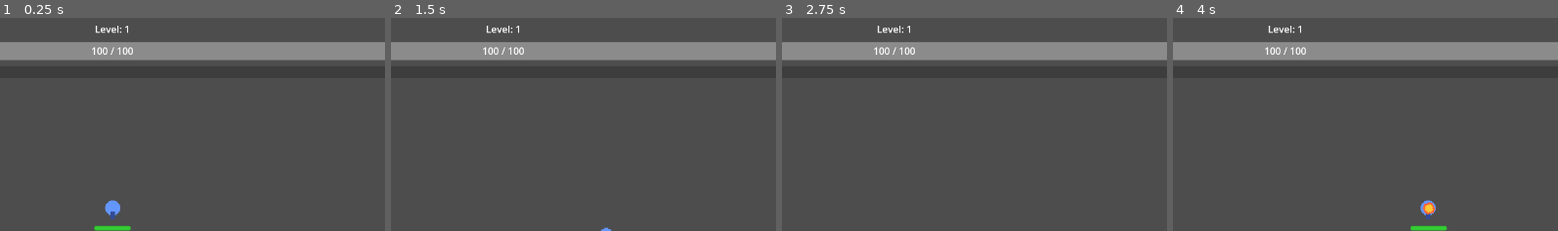
Above: before the commit, frames 1-4 (left to right).
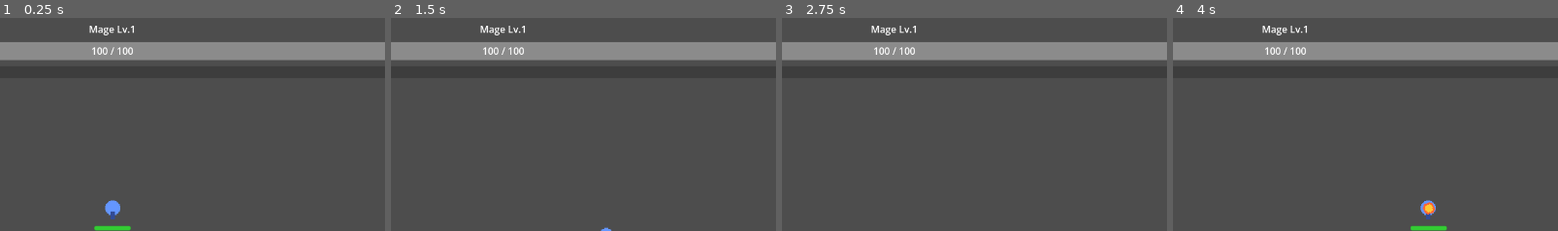
Above: after the commit, the same moments.

Repository: g-99215544-beep/ragnaroksurvivor
Game: Godot game, scene res://scenes/main.tscn
Same seed, same stepped clock (60 frames per second), same inputs: the game is played once before the commit and once after it.
Inputs:
- Up to frame 1 (0.25 s): no input
- Up to frame 2 (1.5 s): tap Enter at 0.5 s; hold D (move_right) 0.53-1.28 s; hold S (move_down) from 1.28 s (still down)
- Up to frame 3 (2.75 s): release S (move_down) at 2.03 s; hold D (move_right) from 2.03 s (still down)
- Up to frame 4 (4 s): release D (move_right) at 2.78 s; hold W (move_up) 2.78-3.53 s; hold A (move_left) from 3.53 s (still down)
The pictures show only the part of the screen within x 35-85%, y 4-54%; the shares and areas given below are measured in that part.

The runs differ from the first frame. In frame 1, 0.2% of the frame differs, in the area x 23-35%, y 3-9%; in frame 2, 0.2%; in frame 3, 0.2%; in frame 4, 0.2%.

Commit message:
Add new skills, job change system, and 5-card upgrade screen
New Mage skills:
- Soul Strike: Homing purple magic bolts (3 bolts, 8 upgrade levels)
- Frost Nova: AoE ice blast that damages and slows enemies

Wizard skills (unlocked at level 15 job change):
- Meteor: Rains fire on enemy positions with AoE damage
- Earthquake: Multiple shockwaves radiating from player
- Lord of Vermilion: Lightning storm targeting enemy clusters

Gameplay changes:
- 5% damage increase to all weapons on every level up
- Job change from Mage to Wizard at level 15 (+50 HP, +10 speed)
- Upgrade screen now shows 5 cards instead of 3
- HUD shows job class (Mage/Wizard) next to level

https://claude.ai/code/session_01GR2vpZhPybbU2Y9gDp4tAt

Diff:
--- a/scenes/ui/upgrade_screen.tscn
+++ b/scenes/ui/upgrade_screen.tscn
@@ -28,9 +28,9 @@
 anchor_right = 0.5
 anchor_bottom = 0.5
 offset_left = -250.0
-offset_top = -200.0
+offset_top = -320.0
 offset_right = 250.0
-offset_bottom = 200.0
+offset_bottom = 320.0
 grow_horizontal = 2
 grow_vertical = 2
 
@@ -41,7 +41,7 @@
 anchor_bottom = 1.0
 grow_horizontal = 2
 grow_vertical = 2
-theme_override_constants/separation = 20
+theme_override_constants/separation = 8
 
 [node name="Label" type="Label" parent="Panel/VBoxContainer"]
 layout_mode = 2
--- /dev/null
+++ b/scenes/weapons/earthquake.tscn
@@ -0,0 +1,10 @@
+[gd_scene load_steps=2 format=3 uid="uid://d4e5f6g7h8i9j"]
+
+[ext_resource type="Script" path="res://scripts/weapons/earthquake.gd" id="1"]
+
+[node name="Earthquake" type="Node2D"]
+script = ExtResource("1")
+fire_rate = 0.2
+damage = 35.0
+radius = 180.0
+wave_count = 3
--- /dev/null
+++ b/scenes/weapons/frost_nova.tscn
@@ -0,0 +1,11 @@
+[gd_scene load_steps=2 format=3 uid="uid://b2c3d4e5f6g7h"]
+
+[ext_resource type="Script" path="res://scripts/weapons/frost_nova.gd" id="1"]
+
+[node name="FrostNova" type="Node2D"]
+script = ExtResource("1")
+fire_rate = 0.3
+damage = 18.0
+radius = 120.0
+slow_duration = 2.0
+slow_amount = 0.5
--- /dev/null
+++ b/scenes/weapons/lord_of_vermilion.tscn
@@ -0,0 +1,10 @@
+[gd_scene load_steps=2 format=3 uid="uid://e5f6g7h8i9j0k"]
+
+[ext_resource type="Script" path="res://scripts/weapons/lord_of_vermilion.gd" id="1"]
+
+[node name="LordOfVermilion" type="Node2D"]
+script = ExtResource("1")
+fire_rate = 0.15
+damage = 45.0
+radius = 200.0
+strike_count = 5
--- /dev/null
+++ b/scenes/weapons/meteor.tscn
@@ -0,0 +1,10 @@
+[gd_scene load_steps=2 format=3 uid="uid://c3d4e5f6g7h8i"]
+
+[ext_resource type="Script" path="res://scripts/weapons/meteor.gd" id="1"]
+
+[node name="Meteor" type="Node2D"]
+script = ExtResource("1")
+fire_rate = 0.25
+damage = 60.0
+impact_radius = 80.0
+meteor_count = 1
--- /dev/null
+++ b/scenes/weapons/soul_strike.tscn
@@ -0,0 +1,10 @@
+[gd_scene load_steps=2 format=3 uid="uid://a1b2c3d4e5f6g"]
+
+[ext_resource type="Script" path="res://scripts/weapons/soul_strike.gd" id="1"]
+
+[node name="SoulStrike" type="Node2D"]
+script = ExtResource("1")
+fire_rate = 0.8
+damage = 20.0
+bolt_count = 3
+bolt_speed = 350.0
--- a/scripts/player.gd
+++ b/scripts/player.gd
@@ -9,6 +9,7 @@
 var level = 1
 var experience = 0
 var experience_to_next_level = 3
+var job_class = "mage"
 
 var weapons = []
 var passive_items = []
@@ -19,6 +20,7 @@
 signal health_changed(new_health, max_health)
 signal experience_gained(exp, total_exp, needed_exp)
 signal player_leveled_up(new_level)
+signal job_changed(new_job)
 signal died
 
 func _ready():
@@ -125,7 +127,26 @@
 	# Heal on level up
 	heal(max_health * 0.3)
 
+	# 5% damage increase per level
+	for weapon in weapons:
+		if "damage" in weapon:
+			weapon.damage *= 1.05
+	base_damage *= 1.05
+
+	# Job change at level 15
+	if level == 15 and job_class == "mage":
+		job_change()
+
 	player_leveled_up.emit(level)
+
+func job_change():
+	job_class = "wizard"
+	# Stat boost on job change
+	max_health += 50
+	health += 50
+	health_changed.emit(health, max_health)
+	speed += 10
+	job_changed.emit(job_class)
 
 func add_weapon(weapon_name):
 	var weapon_scene = load("res://scenes/weapons/" + weapon_name + ".tscn")
--- a/scripts/ui/hud.gd
+++ b/scripts/ui/hud.gd
@@ -15,6 +15,7 @@
 		player.health_changed.connect(_on_health_changed)
 		player.experience_gained.connect(_on_experience_gained)
 		player.player_leveled_up.connect(_on_level_up)
+		player.job_changed.connect(_on_job_changed)
 
 		# Initialize displays
 		_on_health_changed(player.health, player.max_health)
@@ -49,6 +50,14 @@
 func _on_level_up(new_level):
 	if not level_label:
 		return
-	level_label.text = "Level: %d" % new_level
+	var job = "Mage"
+	if player and is_instance_valid(player):
+		job = player.job_class.capitalize()
+	level_label.text = "%s Lv.%d" % [job, new_level]
 	if exp_bar:
 		exp_bar.value = 0
+
+func _on_job_changed(new_job):
+	if not level_label or not player:
+		return
+	level_label.text = "%s Lv.%d" % [new_job.capitalize(), player.level]
--- a/scripts/ui/upgrade_screen.gd
+++ b/scripts/ui/upgrade_screen.gd
@@ -20,29 +20,62 @@
 	for child in $Panel/VBoxContainer/UpgradeButtons.get_children():
 		child.queue_free()
 
-	available_upgrades = get_random_upgrades(3)
+	available_upgrades = get_random_upgrades(5)
 
 	for upgrade in available_upgrades:
 		var button = Button.new()
 		button.text = upgrade.name + "\n" + upgrade.description
-		button.custom_minimum_size = Vector2(300, 80)
+		button.custom_minimum_size = Vector2(300, 60)
 		button.pressed.connect(_on_upgrade_selected.bind(upgrade))
 		$Panel/VBoxContainer/UpgradeButtons.add_child(button)
 
 func get_random_upgrades(count):
 	var all_upgrades = [
+		# Mage weapons (available from start)
 		{
-			"name": "New Weapon: Lightning",
+			"name": "New Skill: Soul Strike",
+			"description": "Homing magic bolts that chase enemies",
+			"type": "weapon",
+			"weapon": "soul_strike"
+		},
+		{
+			"name": "New Skill: Lightning",
 			"description": "Chain lightning that jumps between enemies",
 			"type": "weapon",
 			"weapon": "lightning"
 		},
+		{
+			"name": "New Skill: Frost Nova",
+			"description": "AoE ice blast that slows enemies",
+			"type": "weapon",
+			"weapon": "frost_nova"
+		},
+		# Weapon upgrades
 		{
 			"name": "Fireball Upgrade",
 			"description": "Improve your fireball skill",
 			"type": "weapon_upgrade",
 			"weapon": "fireball"
 		},
+		{
+			"name": "Soul Strike Upgrade",
+			"description": "More bolts, more damage",
+			"type": "weapon_upgrade",
+			"weapon": "soul_strike"
+		},
+		{
+			"name": "Lightning Upgrade",
+			"description": "Longer chains, more damage",
+			"type": "weapon_upgrade",
+			"weapon": "lightning"
+		},
+		{
+			"name": "Frost Nova Upgrade",
+			"description": "Wider range, stronger slow",
+			"type": "weapon_upgrade",
+			"weapon": "frost_nova"
+		},
+		# Stat upgrades
 		{
 			"name": "Max Health +20",
 			"description": "Increase maximum health",
@@ -73,13 +106,54 @@
 		}
 	]
 
+	# Add wizard skills if player has changed job
+	if player.job_class == "wizard":
+		all_upgrades.append_array([
+			{
+				"name": "New Skill: Meteor",
+				"description": "Rain fire from the sky",
+				"type": "weapon",
+				"weapon": "meteor"
+			},
+			{
+				"name": "New Skill: Earthquake",
+				"description": "Shockwaves damage nearby enemies",
+				"type": "weapon",
+				"weapon": "earthquake"
+			},
+			{
+				"name": "New Skill: Lord of Vermilion",
+				"description": "Lightning storm on enemy clusters",
+				"type": "weapon",
+				"weapon": "lord_of_vermilion"
+			},
+			{
+				"name": "Meteor Upgrade",
+				"description": "Bigger explosions, more meteors",
+				"type": "weapon_upgrade",
+				"weapon": "meteor"
+			},
+			{
+				"name": "Earthquake Upgrade",
+				"description": "More shockwaves, wider radius",
+				"type": "weapon_upgrade",
+				"weapon": "earthquake"
+			},
+			{
+				"name": "Lord of Vermilion Upgrade",
+				"description": "More lightning strikes",
+				"type": "weapon_upgrade",
+				"weapon": "lord_of_vermilion"
+			}
+		])
+
 	# Filter out weapon upgrades for weapons the player doesn't have
 	var valid_upgrades = []
 	for upgrade in all_upgrades:
 		if upgrade.type == "weapon_upgrade":
 			var has_weapon = false
 			for weapon in player.weapons:
-				if weapon.name.to_lower().contains(upgrade.weapon):
+				if weapon.name.to_lower().replace(" ", "").contains(upgrade.weapon.replace("_", "")):
 					has_weapon = true
 					break
 			if has_weapon:
@@ -88,7 +162,7 @@
 			# Check if player already has this weapon
 			var has_weapon = false
 			for weapon in player.weapons:
-				if weapon.name.to_lower().contains(upgrade.weapon):
+				if weapon.name.to_lower().replace(" ", "").contains(upgrade.weapon.replace("_", "")):
 					has_weapon = true
 					break
 			if not has_weapon:
@@ -109,7 +183,7 @@
 			player.add_weapon(upgrade.weapon)
 		"weapon_upgrade":
 			for weapon in player.weapons:
-				if weapon.name.to_lower().contains(upgrade.weapon):
+				if weapon.name.to_lower().replace(" ", "").contains(upgrade.weapon.replace("_", "")):
 					if weapon.has_method("upgrade"):
 						weapon.upgrade()
 					break
--- /dev/null
+++ b/scripts/weapons/earthquake.gd
@@ -0,0 +1,79 @@
+extends Node2D
+
+@export var fire_rate = 0.2
+@export var damage = 35.0
+@export var radius = 180.0
+@export var wave_count = 3
+
+var level = 1
+var time_since_last_shot = 0.0
+
+func _process(delta):
+	time_since_last_shot += delta
+
+	if time_since_last_shot >= 1.0 / fire_rate:
+		cast()
+		time_since_last_shot = 0.0
+
+func cast():
+	var enemies = get_tree().get_nodes_in_group("enemy")
+	if enemies.is_empty():
+		return
+
+	for i in range(wave_count):
+		spawn_wave(i * 0.25)
+
+func spawn_wave(delay):
+	if delay > 0:
+		await get_tree().create_timer(delay).timeout
+
+	var wave_radius = radius * (0.5 + randf() * 0.5)
+	var enemies = get_tree().get_nodes_in_group("enemy")
+	for enemy in enemies:
+		if is_instance_valid(enemy):
+			if global_position.distance_to(enemy.global_position) <= wave_radius:
+				if enemy.has_method("take_damage"):
+					enemy.take_damage(damage)
+
+	# Visual shockwave
+	var effect = QuakeWave.new()
+	effect.global_position = global_position
+	effect.max_radius = wave_radius
+	get_tree().root.add_child(effect)
+
+func upgrade():
+	level += 1
+	match level:
+		2:
+			damage += 15
+		3:
+			radius += 40
+		4:
+			wave_count += 1
+		5:
+			fire_rate += 0.08
+		6:
+			damage += 20
+		7:
+			radius += 50
+		8:
+			wave_count += 2
+
+class QuakeWave extends Node2D:
+	var elapsed = 0.0
+	var max_radius = 180.0
+	var duration = 0.35
+
+	func _process(delta):
+		elapsed += delta
+		queue_redraw()
+		if elapsed >= duration:
+			queue_free()
+
+	func _draw():
+		var progress = elapsed / duration
+		var current_radius = max_radius * progress
+		var alpha = 1.0 - progress
+		# Brown/earth shockwave
+		draw_arc(Vector2.ZERO, current_radius, 0, TAU, 32, Color(0.6, 0.4, 0.2, alpha), 4.0)
+		draw_arc(Vector2.ZERO, current_radius * 0.85, 0, TAU, 32, Color(0.8, 0.6, 0.3, alpha * 0.5), 2.0)
--- /dev/null
+++ b/scripts/weapons/frost_nova.gd
@@ -0,0 +1,98 @@
+extends Node2D
+
+@export var fire_rate = 0.3
+@export var damage = 18.0
+@export var radius = 120.0
+@export var slow_duration = 2.0
+@export var slow_amount = 0.5
+
+var level = 1
+var time_since_last_shot = 0.0
+
+func _process(delta):
+	time_since_last_shot += delta
+
+	if time_since_last_shot >= 1.0 / fire_rate:
+		cast()
+		time_since_last_shot = 0.0
+
+func cast():
+	var enemies = get_tree().get_nodes_in_group("enemy")
+	if enemies.is_empty():
+		return
+
+	var hit_count = 0
+	for enemy in enemies:
+		if is_instance_valid(enemy):
+			var dist = global_position.distance_to(enemy.global_position)
+			if dist <= radius:
+				if enemy.has_method("take_damage"):
+					enemy.take_damage(damage)
+				# Apply slow effect
+				apply_slow(enemy)
+				hit_count += 1
+
+	if hit_count > 0:
+		spawn_nova_effect()
+
+func apply_slow(enemy):
+	if not is_instance_valid(enemy):
+		return
+	var original_speed = enemy.speed
+	enemy.speed *= slow_amount
+	# Tint enemy blue while slowed
+	var sprite = enemy.get_node_or_null("AnimatedSprite2D")
+	if not sprite:
+		sprite = enemy.get_node_or_null("Sprite2D")
+	if sprite:
+		sprite.modulate = Color(0.5, 0.7, 1.0)
+
+	await get_tree().create_timer(slow_duration).timeout
+
+	if is_instance_valid(enemy):
+		enemy.speed = original_speed
+		if is_instance_valid(sprite):
+			sprite.modulate = Color(1, 1, 1)
+
+func spawn_nova_effect():
+	var effect = FrostNovaEffect.new()
+	effect.global_position = global_position
+	effect.max_radius = radius
+	get_tree().root.add_child(effect)
+
+func upgrade():
+	level += 1
+	match level:
+		2:
+			damage += 8
+		3:
+			radius += 30
+		4:
+			fire_rate += 0.1
+		5:
+			slow_duration += 1.0
+		6:
+			damage += 12
+		7:
+			radius += 40
+		8:
+			slow_amount = 0.3
+
+class FrostNovaEffect extends Node2D:
+	var elapsed = 0.0
+	var max_radius = 120.0
+	var duration = 0.4
+
+	func _process(delta):
+		elapsed += delta
+		queue_redraw()
+		if elapsed >= duration:
+			queue_free()
+
+	func _draw():
+		var progress = elapsed / duration
+		var current_radius = max_radius * progress
+		var alpha = 1.0 - progress
+		# Ice blue expanding ring
+		draw_arc(Vector2.ZERO, current_radius, 0, TAU, 32, Color(0.4, 0.7, 1.0, alpha), 3.0)
+		draw_arc(Vector2.ZERO, current_radius * 0.7, 0, TAU, 32, Color(0.6, 0.85, 1.0, alpha * 0.6), 2.0)
--- /dev/null
+++ b/scripts/weapons/lord_of_vermilion.gd
@@ -0,0 +1,107 @@
+extends Node2D
+
+@export var fire_rate = 0.15
+@export var damage = 45.0
+@export var radius = 200.0
+@export var strike_count = 5
+
+var level = 1
+var time_since_last_shot = 0.0
+
+func _process(delta):
+	time_since_last_shot += delta
+
+	if time_since_last_shot >= 1.0 / fire_rate:
+		cast()
+		time_since_last_shot = 0.0
+
+func cast():
+	var enemies = get_tree().get_nodes_in_group("enemy")
+	if enemies.is_empty():
+		return
+
+	# Find cluster of enemies - target the densest area
+	var best_pos = global_position
+	var best_count = 0
+	for enemy in enemies:
+		if not is_instance_valid(enemy):
+			continue
+		var count = 0
+		for other in enemies:
+			if is_instance_valid(other) and enemy.global_position.distance_to(other.global_position) <= radius:
+				count += 1
+		if count > best_count:
+			best_count = count
+			best_pos = enemy.global_position
+
+	# Rain lightning strikes on the area
+	for i in range(strike_count):
+		spawn_strike(best_pos, i * 0.12)
+
+func spawn_strike(center_pos, delay):
+	if delay > 0:
+		await get_tree().create_timer(delay).timeout
+
+	var strike_pos = center_pos + Vector2(randf_range(-radius * 0.6, radius * 0.6), randf_range(-radius * 0.6, radius * 0.6))
+
+	# Damage enemies near strike
+	var enemies = get_tree().get_nodes_in_group("enemy")
+	for enemy in enemies:
+		if is_instance_valid(enemy):
+			if strike_pos.distance_to(enemy.global_position) <= 40:
+				if enemy.has_method("take_damage"):
+					enemy.take_damage(damage)
+
+	# Lightning bolt visual
+	var bolt = LovBolt.new()
+	bolt.global_position = strike_pos
+	get_tree().root.add_child(bolt)
+
+func upgrade():
+	level += 1
+	match level:
+		2:
+			damage += 15
+		3:
+			strike_count += 2
+		4:
+			fire_rate += 0.05
+		5:
+			radius += 50
+		6:
+			damage += 20
+		7:
+			strike_count += 3
+		8:
+			fire_rate += 0.08
+
+class LovBolt extends Node2D:
+	var elapsed = 0.0
+
+	func _ready():
+		queue_redraw()
+
+	func _process(delta):
+		elapsed += delta
+		queue_redraw()
+		if elapsed >= 0.25:
+			queue_free()
+
+	func _draw():
+		var alpha = 1.0 - (elapsed / 0.25)
+		# Lightning bolt from sky
+		var top = Vector2(randf_range(-5, 5), -150)
+		var mid1 = Vector2(randf_range(-12, 12), -100)
+		var mid2 = Vector2(randf_range(-8, 8), -50)
+		var bottom = Vector2.ZERO
+
+		# Main bolt
+		draw_line(top, mid1, Color(1.0, 1.0, 0.5, alpha), 3.0)
+		draw_line(mid1, mid2, Color(1.0, 1.0, 0.5, alpha), 3.0)
+		draw_line(mid2, bottom, Color(1.0, 1.0, 0.5, alpha), 3.0)
+
+		# Glow at impact
+		draw_circle(Vector2.ZERO, 15 * alpha, Color(1.0, 1.0, 0.7, alpha * 0.5))
+
+		# Branch
+		draw_line(mid1, mid1 + Vector2(randf_range(8, 18), randf_range(-15, -25)), Color(0.8, 0.8, 1.0, alpha * 0.6), 1.5)
--- /dev/null
+++ b/scripts/weapons/meteor.gd
@@ -0,0 +1,104 @@
+extends Node2D
+
+@export var fire_rate = 0.25
+@export var damage = 60.0
+@export var impact_radius = 80.0
+@export var meteor_count = 1
+
+var level = 1
+var time_since_last_shot = 0.0
+
+func _process(delta):
+	time_since_last_shot += delta
+
+	if time_since_last_shot >= 1.0 / fire_rate:
+		cast()
+		time_since_last_shot = 0.0
+
+func cast():
+	var enemies = get_tree().get_nodes_in_group("enemy")
+	if enemies.is_empty():
+		return
+
+	for i in range(meteor_count):
+		# Target random enemy position
+		var target_enemy = enemies[randi() % enemies.size()]
+		if is_instance_valid(target_enemy):
+			var target_pos = target_enemy.global_position + Vector2(randf_range(-30, 30), randf_range(-30, 30))
+			spawn_meteor(target_pos, i * 0.3)
+
+func spawn_meteor(target_pos, delay):
+	if delay > 0:
+		await get_tree().create_timer(delay).timeout
+
+	# Warning indicator
+	var warning = MeteorWarning.new()
+	warning.global_position = target_pos
+	warning.radius = impact_radius
+	get_tree().root.add_child(warning)
+
+	await get_tree().create_timer(0.6).timeout
+
+	# Impact damage
+	var enemies = get_tree().get_nodes_in_group("enemy")
+	for enemy in enemies:
+		if is_instance_valid(enemy):
+			if target_pos.distance_to(enemy.global_position) <= impact_radius:
+				if enemy.has_method("take_damage"):
+					enemy.take_damage(damage)
+
+	# Impact effect
+	var impact = MeteorImpact.new()
+	impact.global_position = target_pos
+	impact.radius = impact_radius
+	get_tree().root.add_child(impact)
+
+func upgrade():
+	level += 1
+	match level:
+		2:
+			damage += 20
+		3:
+			meteor_count += 1
+		4:
+			impact_radius += 20
+		5:
+			fire_rate += 0.1
+		6:
+			damage += 30
+		7:
+			meteor_count += 1
+		8:
+			impact_radius += 30
+
+class MeteorWarning extends Node2D:
+	var elapsed = 0.0
+	var radius = 80.0
+
+	func _process(delta):
+		elapsed += delta
+		queue_redraw()
+		if elapsed >= 0.6:
+			queue_free()
+
+	func _draw():
+		var alpha = 0.15 + (elapsed / 0.6) * 0.25
+		draw_circle(Vector2.ZERO, radius, Color(1.0, 0.3, 0.1, alpha))
+		draw_arc(Vector2.ZERO, radius, 0, TAU, 32, Color(1.0, 0.5, 0.2, alpha + 0.2), 2.0)
+
+class MeteorImpact extends Node2D:
+	var elapsed = 0.0
+	var radius = 80.0
+
+	func _process(delta):
+		elapsed += delta
+		queue_redraw()
+		if elapsed >= 0.4:
+			queue_free()
+
+	func _draw():
+		var progress = elapsed / 0.4
+		var alpha = 1.0 - progress
+		# Fiery explosion
+		draw_circle(Vector2.ZERO, radius * (0.5 + progress * 0.5), Color(1.0, 0.6, 0.1, alpha * 0.6))
+		draw_circle(Vector2.ZERO, radius * 0.4 * (1.0 - progress), Color(1.0, 0.9, 0.3, alpha))
--- /dev/null
+++ b/scripts/weapons/soul_strike.gd
@@ -0,0 +1,126 @@
+extends Node2D
+
+@export var fire_rate = 0.8
+@export var damage = 20.0
+@export var bolt_count = 3
+@export var bolt_speed = 350.0
+
+var level = 1
+var time_since_last_shot = 0.0
+
+func _process(delta):
+	time_since_last_shot += delta
+
+	if time_since_last_shot >= 1.0 / fire_rate:
+		cast()
+		time_since_last_shot = 0.0
+
+func cast():
+	var enemies = get_tree().get_nodes_in_group("enemy")
+	if enemies.is_empty():
+		return
+
+	# Find closest enemy
+	var closest = null
+	var min_dist = INF
+	for enemy in enemies:
+		var dist = global_position.distance_to(enemy.global_position)
+		if dist < min_dist:
+			min_dist = dist
+			closest = enemy
+
+	if not closest:
+		return
+
+	# Fire multiple bolts with slight delay between each
+	for i in range(bolt_count):
+		spawn_bolt(closest, i * 0.1)
+
+func spawn_bolt(target, delay):
+	if delay > 0:
+		await get_tree().create_timer(delay).timeout
+
+	if not is_instance_valid(target):
+		return
+
+	var bolt = SoulBolt.new()
+	bolt.target = target
+	bolt.damage = damage
+	bolt.speed = bolt_speed
+	bolt.global_position = global_position + Vector2(randf_range(-8, 8), randf_range(-8, 8))
+	get_tree().root.add_child(bolt)
+
+func upgrade():
+	level += 1
+	match level:
+		2:
+			damage += 8
+		3:
+			bolt_count += 1
+		4:
+			fire_rate += 0.2
+		5:
+			bolt_speed += 80
+		6:
+			damage += 12
+		7:
+			bolt_count += 2
+		8:
+			fire_rate += 0.3
+
+# Inner class for the homing bolt
+class SoulBolt extends Node2D:
+	var target = null
+	var damage = 20.0
+	var speed = 350.0
+	var lifetime = 3.0
+	var elapsed = 0.0
+
+	func _ready():
+		# Draw a purple magic bolt
+		queue_redraw()
+
+	func _process(delta):
+		elapsed += delta
+		if elapsed >= lifetime:
+			queue_free()
+			return
+
+		if is_instance_valid(target):
+			var direction = (target.global_position - global_position).normalized()
+			position += direction * speed * delta
+			rotation = direction.angle()
+
+			# Check if we hit the target
+			if global_position.distance_to(target.global_position) < 12:
+				if target.has_method("take_damage"):
+					target.take_damage(damage)
+				spawn_hit_effect()
+				queue_free()
+		else:
+			queue_free()
+
+	func _draw():
+		# Purple magic bolt shape
+		draw_circle(Vector2.ZERO, 5, Color(0.7, 0.3, 1.0, 0.9))
+		draw_circle(Vector2.ZERO, 3, Color(0.9, 0.7, 1.0, 1.0))
+
+	func spawn_hit_effect():
+		var hit = Node2D.new()
+		hit.global_position = global_position
+		hit.set_script(HitEffect)
+		get_tree().root.add_child(hit)
+
+class HitEffect extends Node2D:
+	var elapsed = 0.0
+
+	func _process(delta):
+		elapsed += delta
+		queue_redraw()
+		if elapsed >= 0.2:
+			queue_free()
+
+	func _draw():
+		var alpha = 1.0 - (elapsed / 0.2)
+		var radius = 8 + elapsed * 40
+		draw_circle(Vector2.ZERO, radius, Color(0.7, 0.3, 1.0, alpha * 0.5))
